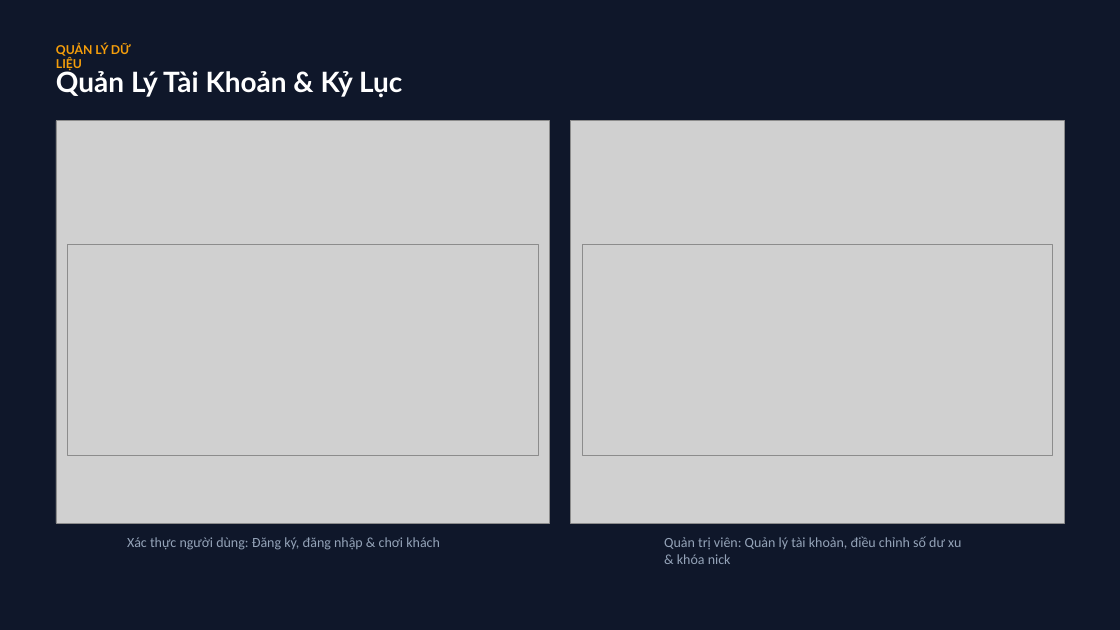
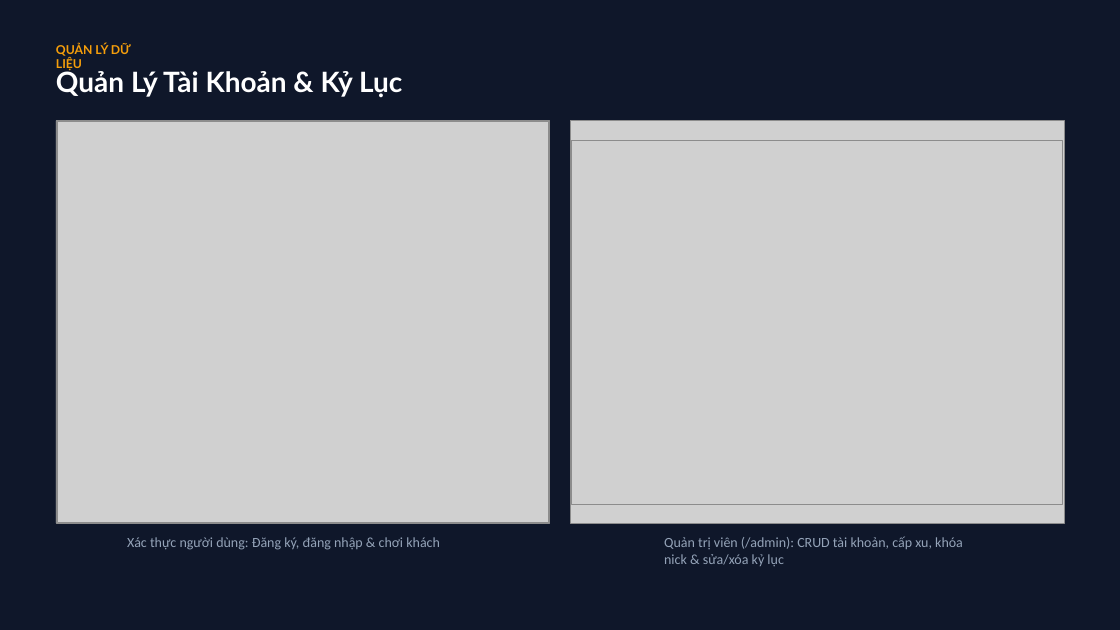
Before and after one commit to imaKea/prjMinesweeper, a slide deck: slide 8 of demo_minesweeper.pptx. Drawn at 1120x630 pixels with LibreOffice and Linux fonts; fonts in the diff are those of the drawing; grey boxes stand for pictures. Boxes give left, top, right and bottom in pixels: in the first picture for what was removed or moved away, otherwise in the second. Text is boxed around its words. In the diff, an @@ line names an element or a change of style, - is before the commit and + after.

```diff
--- a/demo_minesweeper.pptx
+++ b/demo_minesweeper.pptx
@@ picture: place and size @@
-picture at (67, 245, 539, 456)
+picture at (57, 122, 549, 523)
@@ picture: place and size @@
-picture at (582, 244, 1053, 455)
+picture at (571, 140, 1063, 504)
@@ text at (664, 536, 963, 566): text changed @@
-Quản trị viên: Quản lý tài khoản, điều chỉnh số dư xu & khóa nick
+Quản trị viên (/admin): CRUD tài khoản, cấp xu, khóa nick & sửa/xóa kỷ lục
```
Also in this commit, not shown: 7 other slides changed, 1 other file.
